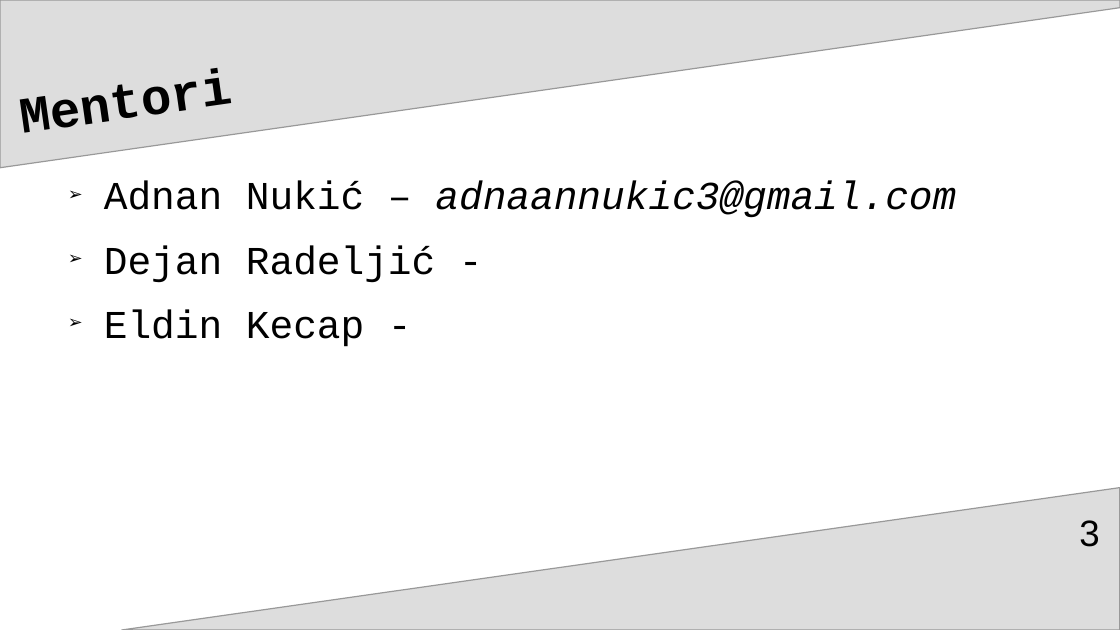
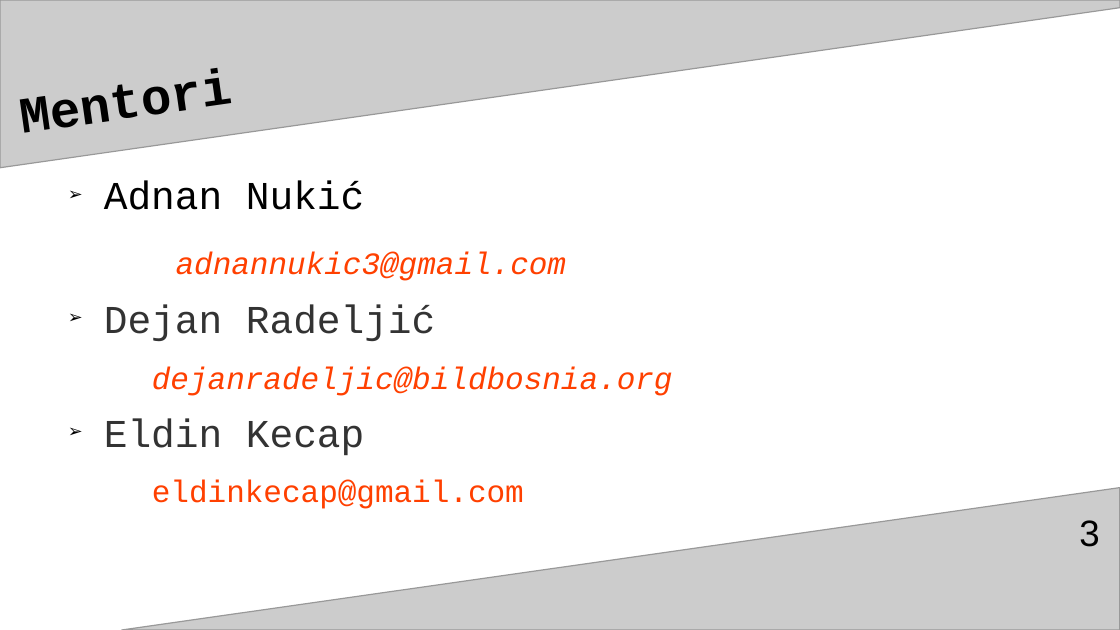
Before and after one commit to adnannukic/prezentacija-za-TSI, a slide deck: slide 3 of gitGitHubAdnanNukićPrez3.odp. Drawn at 1120x630 pixels with LibreOffice and Linux fonts; fonts in the diff are those of the drawing. Boxes give left, top, right and bottom in pixels: in the first picture for what was removed or moved away, otherwise in the second. Text is boxed around its words. In the diff, an @@ line names an element or a change of style, - is before the commit and + after.

```diff
--- a/gitGitHubAdnanNukićPrez3.odp
+++ b/gitGitHubAdnanNukićPrez3.odp
@@ freeform shape at [0,0,1120,168]: fill #DDDDDD to #CCCCCC @@
@@ text at [104,181,673,509]: text changed; size 28 to 22 pt; text colour #000000 to #FF4000 @@
-➢ Adnan Nukić – adnaannukic3@gmail.com
-➢ Dejan Radeljić -
-➢ Eldin Kecap -
+➢ Adnan Nukić
+  adnannukic3@gmail.com
+➢ Dejan Radeljić
+  dejanradeljic@bildbosnia.org
+➢ Eldin Kecap
+  eldinkecap@gmail.com
@@ freeform shape at [122,488,1120,630]: fill #DDDDDD to #CCCCCC @@
```
Also in this commit, not shown: 110 other slides changed, 9 slides added, 1 slide removed.
